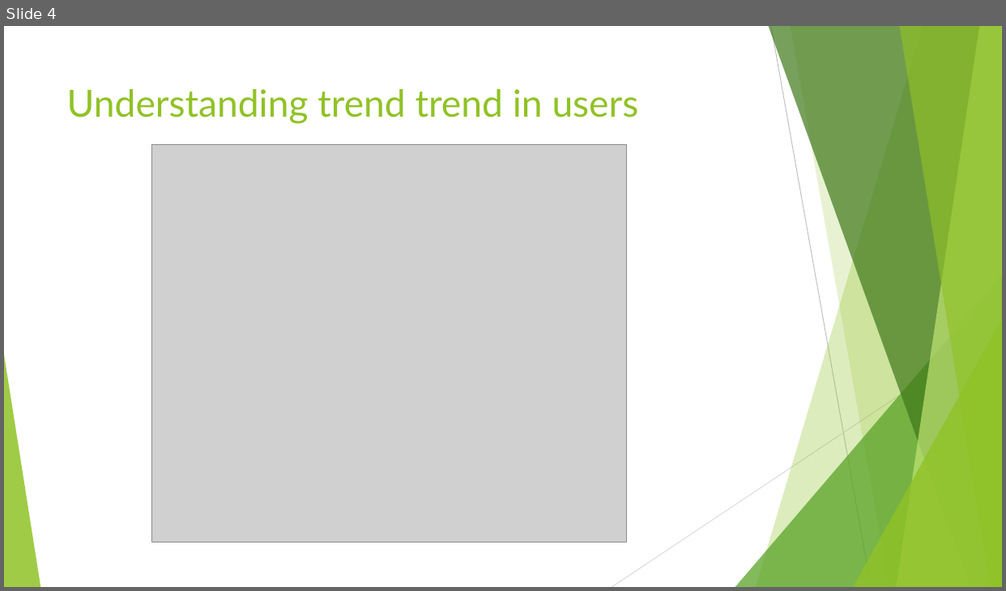
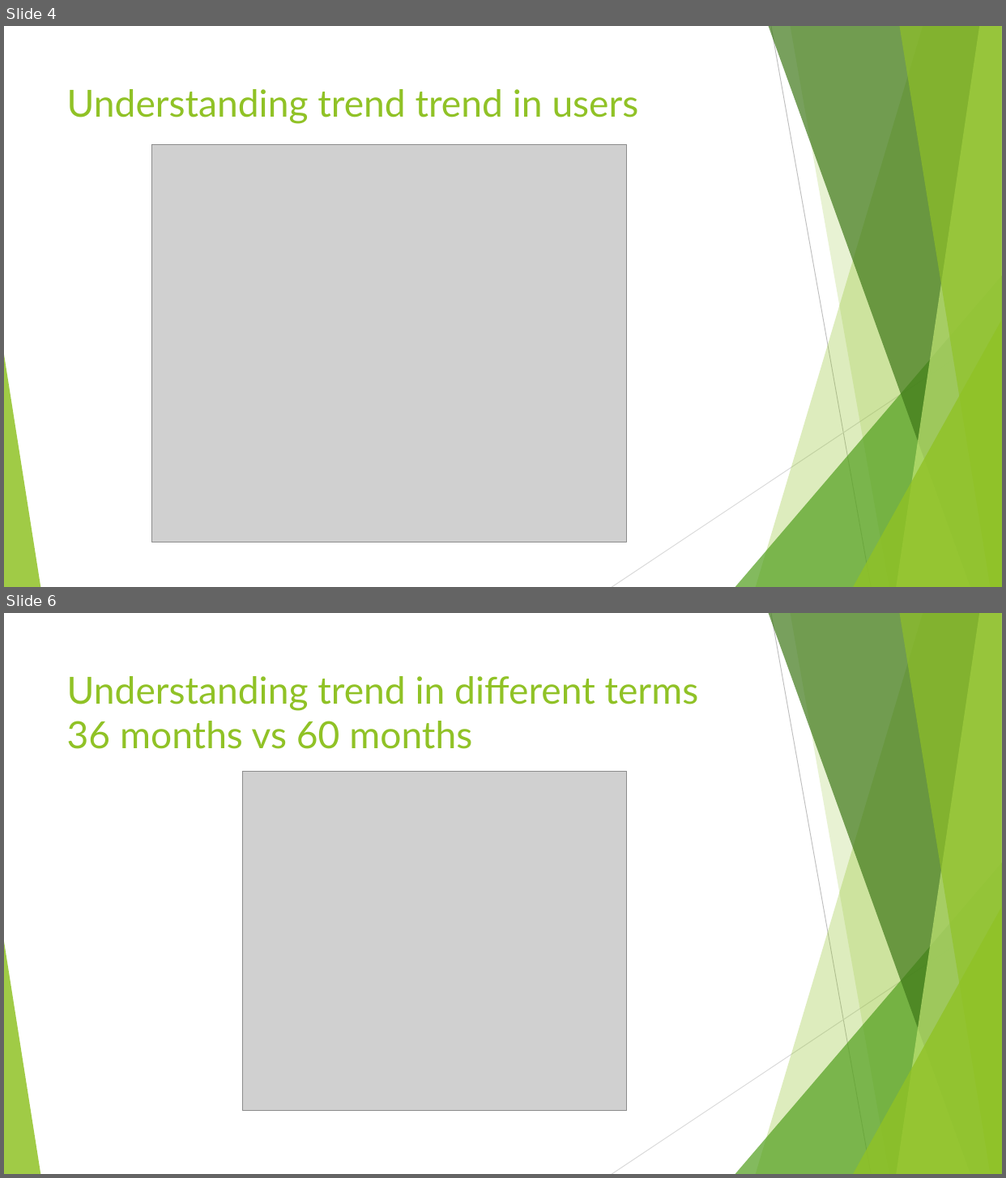
Before and after one commit to Dillan10/LendingClub, a slide deck: Lending Club Case Study.pptx. Shown one above the other, each under a label of ours: slide 4 before the commit, slides 4 and 6 after it; the slides between them are not shown. The pictures are 1006x591 and 1006x1178 pixels, drawn with LibreOffice and Linux fonts; fonts in the diff are those of the drawing; grey boxes stand for pictures. Boxes give left, top, right and bottom in pixels: in the first picture for what was removed or moved away, otherwise in the second. Text is boxed around its words. In the diff, an @@ line names an element or a change of style, - is before the commit and + after.

```diff
--- a/Lending Club Case Study.pptx
+++ b/Lending Club Case Study.pptx
@@ slide 6 added at box(4, 613, 1002, 1174), background #FFFFFF; not listed: 10 template elements that a slide beside it also shows @@
@@ title added at box(67, 676, 699, 749), 36 pt, text #90C226 @@
+Understanding trend in different terms
+36 months vs 60 months
@@ picture added at box(243, 771, 627, 1111) @@
```
Also in this commit, not shown: 1 slide changed, 7 other slides added, 2 other files.
